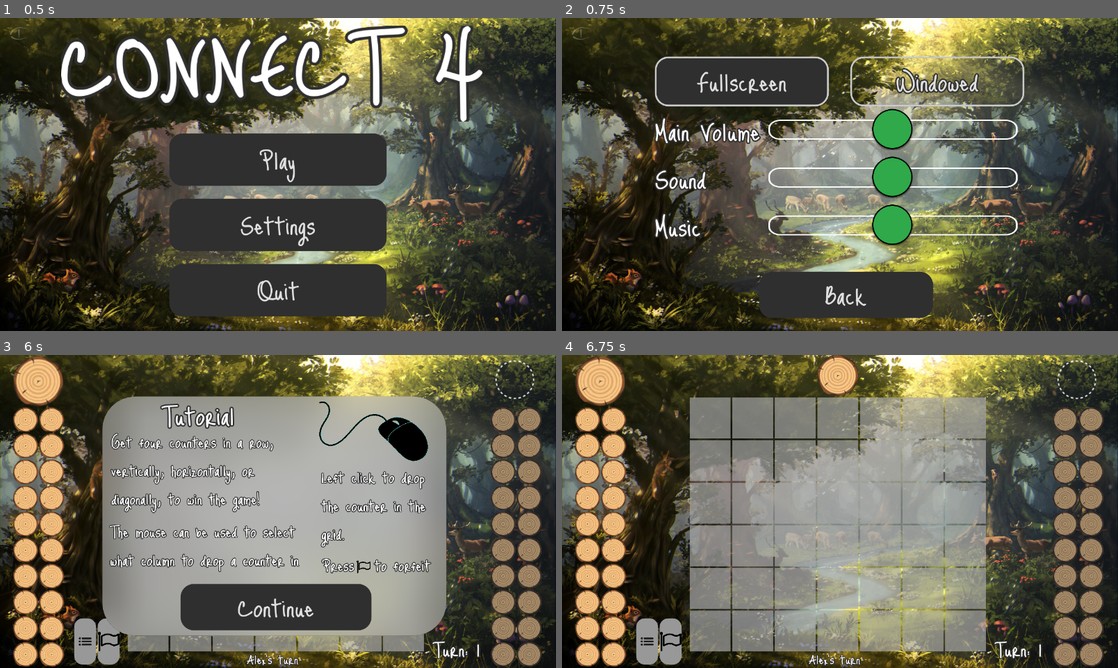
Above: before the commit, frames 1-4 (two rows, left to right).
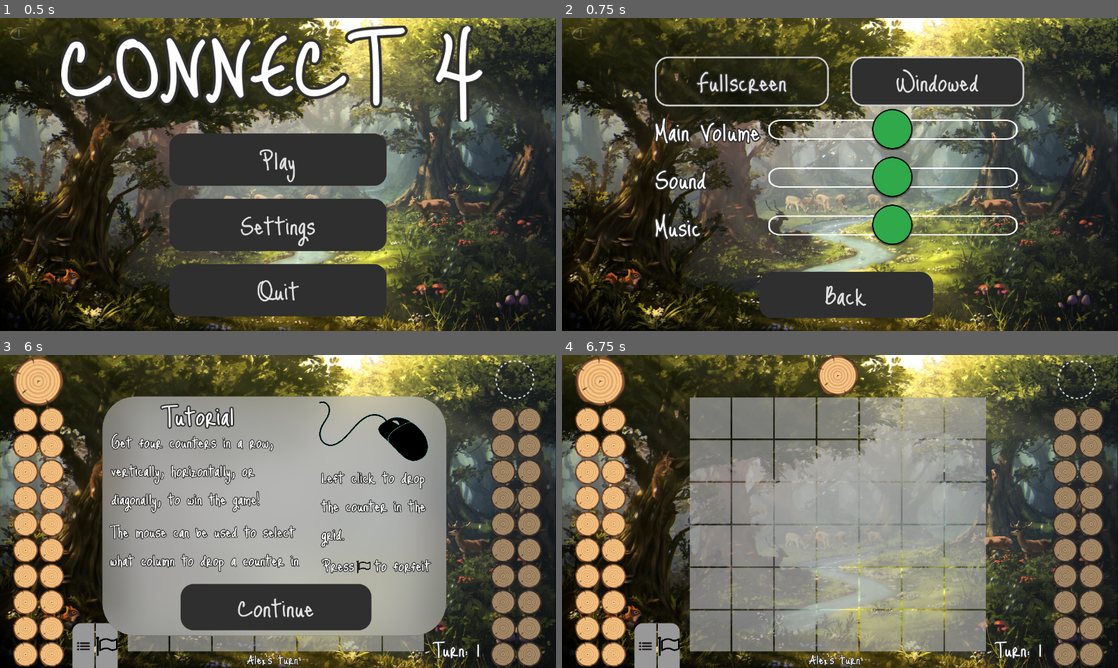
Above: after the commit, the same moments.

Repository: Jel2217/13dit
Game: Godot game, scene res://Scenes/titlescreen.tscn
The game is run twice, just before and just after one commit, with the same random seed, the same clock (stepped at 60 frames per second) and the same inputs.
Inputs (mouse positions are in pixels of both pictures, inside the frame that each line leads up to):
- Up to frame 1 (0.5 s): no input
- Up to frame 2 (0.75 s): click "Settings" at 0.5 s
- Up to frame 3 (6 s): click "Windowed" at 1.25 s; click "Back" at 2 s; click "Play" at 2.75 s; click (183, 530) at 3.52 s; type "Alex" at 3.6 s; click (355, 530) at 3.75 s; type "Alex" at 3.83 s; click "Back" at 4.25 s; click "Play" at 5 s; click "Start" at 5.75 s
- Up to frame 4 (6.75 s): click "Continue" at 6.5 s

Frame 1 is identical in both runs. In frame 2, 6.6% of the frame differs, in the area x 17-83%, y 12-28%; in frame 3, 0.5%; in frame 4, 0.6%.

Commit message:
Final touchups
Win animation, keyboard controls, and in game logo

Diff:
--- a/Resources/buttons.tres
+++ b/Resources/buttons.tres
@@ -95,26 +95,24 @@
 [sub_resource type="StyleBoxFlat" id=17]
 bg_color = Color( 0.501961, 0.501961, 0.501961, 1 )
 corner_radius_top_left = 20
-corner_radius_top_right = 20
-corner_radius_bottom_right = 20
-corner_radius_bottom_left = 20
 
 [sub_resource type="StyleBoxFlat" id=14]
 corner_radius_top_left = 20
-corner_radius_top_right = 20
-corner_radius_bottom_right = 20
-corner_radius_bottom_left = 20
 
-[sub_resource type="StyleBoxFlat" id=18]
+[sub_resource type="StyleBoxFlat" id=21]
 bg_color = Color( 0.352941, 0.352941, 0.352941, 1 )
 corner_radius_top_left = 20
+
+[sub_resource type="StyleBoxFlat" id=20]
+bg_color = Color( 0.501961, 0.501961, 0.501961, 1 )
 corner_radius_top_right = 20
-corner_radius_bottom_right = 20
-corner_radius_bottom_left = 20
 
 [sub_resource type="StyleBoxFlat" id=16]
-corner_radius_top_right = 30
-corner_radius_bottom_right = 30
+corner_radius_top_right = 20
+
+[sub_resource type="StyleBoxFlat" id=22]
+bg_color = Color( 0.352941, 0.352941, 0.352941, 1 )
+corner_radius_top_right = 20
 
 [sub_resource type="StyleBoxFlat" id=19]
 
@@ -132,8 +130,8 @@
 HSlider/styles/slider = SubResource( 12 )
 Ingame/styles/hover = SubResource( 17 )
 Ingame/styles/normal = SubResource( 14 )
-Ingame/styles/pressed = SubResource( 18 )
-Ingame2/styles/hover = null
+Ingame/styles/pressed = SubResource( 21 )
+Ingame2/styles/hover = SubResource( 20 )
 Ingame2/styles/normal = SubResource( 16 )
-Ingame2/styles/pressed = null
+Ingame2/styles/pressed = SubResource( 22 )
 LineEdit/styles/normal = SubResource( 19 )
--- /dev/null
+++ b/Resources/wincounter.tres
@@ -0,0 +1,12 @@
+[gd_resource type="AnimatedTexture" load_steps=3 format=2]
+
+[ext_resource path="res://Assets/winning2.png" type="Texture" id=1]
+[ext_resource path="res://Assets/winning.png" type="Texture" id=2]
+
+[resource]
+flags = 4
+frames = 2
+fps = 5.2
+frame_0/texture = ExtResource( 2 )
+frame_1/texture = ExtResource( 1 )
+frame_1/delay_sec = 0.0
--- a/Scenes/play.tscn
+++ b/Scenes/play.tscn
@@ -212,10 +212,10 @@
 texture = ExtResource( 8 )
 
 [node name="Buttons" type="HBoxContainer" parent="."]
-margin_left = 171.0
-margin_top = 606.0
-margin_right = 644.0
-margin_bottom = 712.0
+margin_left = 167.0
+margin_top = 617.0
+margin_right = 275.0
+margin_bottom = 723.0
 
 [node name="Menu" type="Button" parent="Buttons"]
 margin_right = 50.0
@@ -235,7 +235,7 @@
 rect_min_size = Vector2( 50, 0 )
 focus_mode = 0
 theme = ExtResource( 4 )
-theme_type_variation = "Ingame"
+theme_type_variation = "Ingame2"
 enabled_focus_mode = 0
 icon = ExtResource( 1 )
 expand_icon = true
--- a/Scenes/titlescreen.tscn
+++ b/Scenes/titlescreen.tscn
@@ -32,6 +32,7 @@
 stretch_mode = 1
 
 [node name="TitleUI" type="Control" parent="."]
+visible = false
 margin_right = 40.0
 margin_bottom = 40.0
 script = ExtResource( 5 )
@@ -102,7 +103,7 @@
 rect_min_size = Vector2( 400, 0 )
 focus_mode = 0
 theme = ExtResource( 8 )
-theme_type_variation = "Activated"
+theme_type_variation = "Deactivated"
 enabled_focus_mode = 0
 text = "Fullscreen"
 
@@ -113,7 +114,7 @@
 rect_min_size = Vector2( 400, 0 )
 focus_mode = 0
 theme = ExtResource( 8 )
-theme_type_variation = "Deactivated"
+theme_type_variation = "Activated"
 enabled_focus_mode = 0
 text = "Windowed"
 
@@ -217,6 +218,7 @@
 text = "Back"
 
 [node name="PlayMenuUI" type="Control" parent="."]
+visible = false
 margin_right = 40.0
 margin_bottom = 40.0
 script = ExtResource( 10 )
--- a/Scripts/Game.gd
+++ b/Scripts/Game.gd
@@ -4,6 +4,7 @@
 onready var counter = preload("res://Scenes/Counter.tscn")
 onready var counter_1_sprite = preload("res://Assets/Counter1.png")
 onready var counter_2_sprite = preload("res://Assets/Counter2.png")
+#onready var winning_sprite = preload("res://Resources/wincounter.tres")
 
 var mouse_pos
 var board_tiles
@@ -82,12 +83,12 @@
 				print(names[winner.player-1] + " won!")
 				print(winner.counters)
 				for i in winner.counters:
-					tiles.set_cellv(i, 7)
+					tiles.set_cellv(i, 14)
 					pass
 			if turn == 0:
 				can_drop = false
 				timer.connect("timeout", get_node("../Winscreen"),"player_won", [player, turn_count])
-				timer.wait_time = 3
+				timer.wait_time = 1.5
 				timer.one_shot = true
 				add_child(timer)
 				timer.start()
--- a/Scripts/Menuscreen.gd
+++ b/Scripts/Menuscreen.gd
@@ -18,6 +18,7 @@
 
 func _on_Menu_pressed():
 	get_tree().paused = true
+	Global.window_open = true
 	AudioStreamManager.play("res://Music/buttonclick.wav")
 	show()
 
@@ -26,6 +27,7 @@
 	AudioStreamManager.play("res://Music/buttonclick.wav")
 	hide()
 	get_tree().paused = false
+	Global.window_open = false
 
 
 func _on_Restart_pressed():
@@ -42,4 +44,14 @@
 
 func _on_Tutoral_pressed():
 	AudioStreamManager.play("res://Music/buttonclick.wav")
+
 	hide()
+
+func _input(event):
+   # Mouse in viewport coordinates.
+	if event.is_action_pressed("ui_cancel"):
+		if Global.window_open == false:
+			_on_Menu_pressed()
+		elif get_node("../Tutorialscreen").visible == false:
+			_on_Resume_pressed()
+			get_tree().paused = false
--- a/Scripts/PlayUI.gd
+++ b/Scripts/PlayUI.gd
@@ -69,3 +69,9 @@
 	if board_index >= board_sizes.size()-1:
 		$VBoxContainer/BoardNum/RightBoardTri.disabled = true
 	$VBoxContainer/BoardNum/LeftBoardTri.disabled = false
+
+func _input(event):
+	if event.is_action_pressed("ui_cancel"):
+		if self.visible:
+			_on_PBack_pressed()
+			get_node("../TitleUI")._on_PBack_pressed()
--- a/Scripts/SettingsUI.gd
+++ b/Scripts/SettingsUI.gd
@@ -16,15 +16,15 @@
 func _on_Fullscreen_pressed():
 	AudioStreamManager.play("res://Music/buttonclick.wav")
 	OS.window_fullscreen = true
-	$VBoxContainer/WindowType/Fullscreen.theme_type_variation = "Deactivated"
-	$VBoxContainer/WindowType/Windowed.theme_type_variation = "Activated"
+	$VBoxContainer/WindowType/Fullscreen.theme_type_variation = "Activated"
+	$VBoxContainer/WindowType/Windowed.theme_type_variation = "Deactivated"
 
 
 func _on_Windowed_pressed():
 	AudioStreamManager.play("res://Music/buttonclick.wav")
 	OS.window_fullscreen = false
-	$VBoxContainer/WindowType/Windowed.theme_type_variation = "Deactivated"
-	$VBoxContainer/WindowType/Fullscreen.theme_type_variation = "Activated"
+	$VBoxContainer/WindowType/Windowed.theme_type_variation = "Activated"
+	$VBoxContainer/WindowType/Fullscreen.theme_type_variation = "Deactivated"
 
 
 # TODO slider and audio functionality
@@ -47,3 +47,9 @@
 
 func _on_MasterSlider_value_changed(value):
 	AudioServer.set_bus_volume_db(AudioServer.get_bus_index("Master"), linear2db(value/100))
+
+func _input(event):
+	if event.is_action_pressed("ui_cancel"):
+		if self.visible:
+			_on_SBack_pressed()
+			get_node("../TitleUI")._on_PBack_pressed()
--- a/Scripts/Tutorialscreen.gd
+++ b/Scripts/Tutorialscreen.gd
@@ -12,7 +12,7 @@
 		get_tree().paused = true
 		Global.has_tutorial_displayed = true
 		show()
-
+	Global.window_open = true
 
 
 # Called every frame. 'delta' is the elapsed time since the previous frame.
@@ -24,6 +24,7 @@
 	AudioStreamManager.play("res://Music/buttonclick.wav")
 	get_tree().paused = false
 	hide()
+	Global.window_open = false
 
 
 func _on_Tutoral_pressed():
--- a/Scripts/audio_manager.gd
+++ b/Scripts/audio_manager.gd
@@ -25,7 +25,6 @@
 
 func play(sound_path):
 	queue.append(sound_path)
-	print("playinengg " + String(queue))
 
 
 func _process(delta):
--- a/Scripts/global.gd
+++ b/Scripts/global.gd
@@ -3,4 +3,6 @@
 var counter_amount = 4
 var player_names = ["Player 1", "Player 2"]
 
+var window_open = false
+
 var has_tutorial_displayed = false # Has the tutorial displayed this game launch?
--- a/project.godot
+++ b/project.godot
@@ -12,7 +12,9 @@
 
 config/name="13DIT"
 run/main_scene="res://Scenes/titlescreen.tscn"
-config/icon="res://Assets/icon.png"
+boot_splash/show_image=false
+config/icon="res://Assets/Counter2.png"
+config/windows_native_icon="res://Resources/icon.ico"
 
 [autoload]
 
--- a/tileset.tres
+++ b/tileset.tres
@@ -1,18 +1,22 @@
-[gd_resource type="TileSet" load_steps=10 format=2]
+[gd_resource type="TileSet" load_steps=12 format=2]
 
 [ext_resource path="res://Assets/dark-gray-color-solid-background-1920x1080.png" type="Texture" id=1]
 [ext_resource path="res://Assets/aa.png" type="Texture" id=2]
 [ext_resource path="res://Assets/Counter1.png" type="Texture" id=3]
 [ext_resource path="res://Assets/Counter2.png" type="Texture" id=4]
-[ext_resource path="res://Assets/wincounter.png" type="Texture" id=5]
+[ext_resource path="res://Assets/winning.png" type="Texture" id=5]
+[ext_resource path="res://Resources/wincounter.tres" type="Texture" id=6]
 
 [sub_resource type="ConvexPolygonShape2D" id=8]
 points = PoolVector2Array( 0, 0, 94, 0, 94, 94, 0, 94 )
 
+[sub_resource type="ConvexPolygonShape2D" id=9]
+points = PoolVector2Array( 0, 0, 94, 0, 94, 94, 0, 94 )
+
+[sub_resource type="ConvexPolygonShape2D" id=10]
+points = PoolVector2Array( 0, 0, 94, 0, 94, 94, 0, 94 )
+
 [sub_resource type="ConvexPolygonShape2D" id=5]
-points = PoolVector2Array( 0, 0, 76, 0, 76, 76, 0, 76 )
-
-[sub_resource type="ConvexPolygonShape2D" id=6]
 points = PoolVector2Array( 0, 0, 76, 0, 76, 76, 0, 76 )
 
 [sub_resource type="ConvexPolygonShape2D" id=7]
@@ -40,27 +44,6 @@
 "shape_transform": Transform2D( 1, 0, 0, 1, 0, 0 )
 } ]
 6/z_index = 0
-7/name = "wincounter.png 7"
-7/texture = ExtResource( 5 )
-7/tex_offset = Vector2( 0, 0 )
-7/modulate = Color( 1, 1, 1, 1 )
-7/region = Rect2( 0, 0, 76, 76 )
-7/tile_mode = 0
-7/occluder_offset = Vector2( 0, 0 )
-7/navigation_offset = Vector2( 0, 0 )
-7/shape_offset = Vector2( 0, 0 )
-7/shape_transform = Transform2D( 1, 0, 0, 1, 0, 0 )
-7/shape = SubResource( 6 )
-7/shape_one_way = false
-7/shape_one_way_margin = 1.0
-7/shapes = [ {
-"autotile_coord": Vector2( 0, 0 ),
-"one_way": false,
-"one_way_margin": 1.0,
-"shape": SubResource( 6 ),
-"shape_transform": Transform2D( 1, 0, 0, 1, 0, 0 )
-} ]
-7/z_index = 0
 8/name = "dark-gray-color-solid-background-1920x1080.png 8"
 8/texture = ExtResource( 1 )
 8/tex_offset = Vector2( 0, 0 )
@@ -145,3 +128,45 @@
 12/shape_one_way_margin = 0.0
 12/shapes = [  ]
 12/z_index = 0
+13/name = "winning.png 13"
+13/texture = ExtResource( 5 )
+13/tex_offset = Vector2( 0, 0 )
+13/modulate = Color( 1, 1, 1, 1 )
+13/region = Rect2( 0, 0, 94, 94 )
+13/tile_mode = 0
+13/occluder_offset = Vector2( 0, 0 )
+13/navigation_offset = Vector2( 0, 0 )
+13/shape_offset = Vector2( 0, 0 )
+13/shape_transform = Transform2D( 1, 0, 0, 1, 0, 0 )
+13/shape = SubResource( 9 )
+13/shape_one_way = false
+13/shape_one_way_margin = 1.0
+13/shapes = [ {
+"autotile_coord": Vector2( 0, 0 ),
+"one_way": false,
+"one_way_margin": 1.0,
+"shape": SubResource( 9 ),
+"shape_transform": Transform2D( 1, 0, 0, 1, 0, 0 )
+} ]
+13/z_index = 0
+14/name = "wincounter.tres 14"
+14/texture = ExtResource( 6 )
+14/tex_offset = Vector2( 0, 0 )
+14/modulate = Color( 1, 1, 1, 1 )
+14/region = Rect2( 0, 0, 94, 94 )
+14/tile_mode = 0
+14/occluder_offset = Vector2( 0, 0 )
+14/navigation_offset = Vector2( 0, 0 )
+14/shape_offset = Vector2( 0, 0 )
+14/shape_transform = Transform2D( 1, 0, 0, 1, 0, 0 )
+14/shape = SubResource( 10 )
+14/shape_one_way = false
+14/shape_one_way_margin = 1.0
+14/shapes = [ {
+"autotile_coord": Vector2( 0, 0 ),
+"one_way": false,
+"one_way_margin": 1.0,
+"shape": SubResource( 10 ),
+"shape_transform": Transform2D( 1, 0, 0, 1, 0, 0 )
+} ]
+14/z_index = 0
Binary file changed: Assets/wincounter.png
Binary file added: Assets/winning.png
Not shown, added: Assets/winning.png.import
Binary file added: Assets/winning2.png
Not shown, added: Assets/winning2.png.import
Not shown: 1 places in Resources/buttons.tres that only renumber resources
Binary file added: Resources/icon.ico
Not shown, changed: export_presets.cfg
Not shown, changed: ConnectFour.zip
Not shown, added: Resources/rcedit-x64.exe
Not shown, changed: joelm.zip
